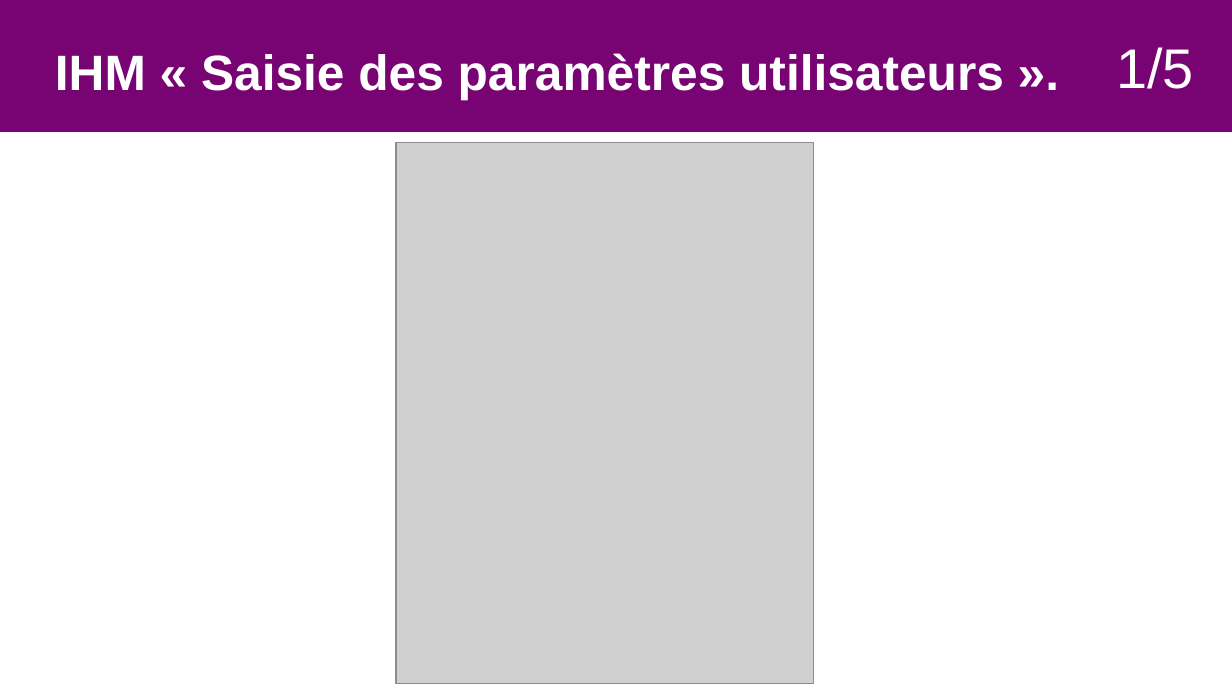
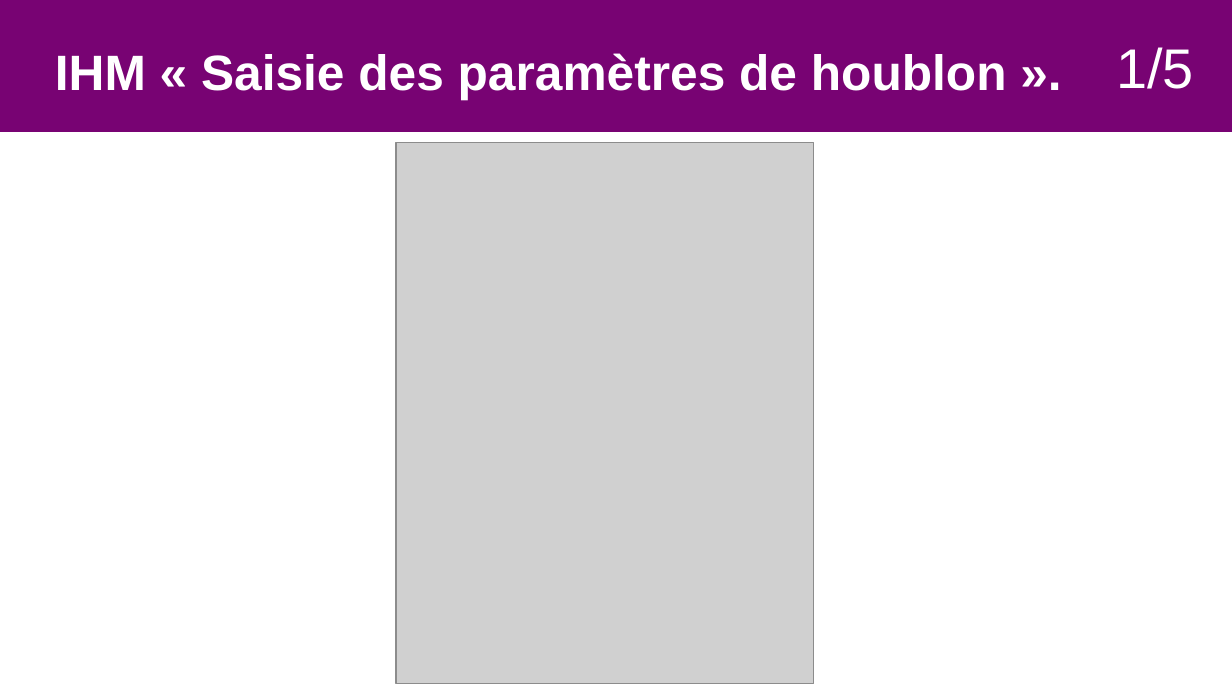
Before and after one commit to Sauvage89/sechoir-houblon, a slide deck: slide 11 of doc/diaporama/revue4/02-revue_sauvage.odp. Drawn at 1232x693 pixels with LibreOffice and Linux fonts; fonts in the diff are those of the drawing; grey boxes stand for pictures. Boxes give left, top, right and bottom in pixels: in the first picture for what was removed or moved away, otherwise in the second. Text is boxed around its words. In the diff, an @@ line names an element or a change of style, - is before the commit and + after.

```diff
--- a/doc/diaporama/revue4/02-revue_sauvage.odp
+++ b/doc/diaporama/revue4/02-revue_sauvage.odp
@@ text at [55,53,1007,100]: text changed @@
-IHM « Saisie des paramètres utilisateurs ».
+IHM « Saisie des paramètres de houblon ».
```
Also in this commit, not shown: 15 other slides changed, 2 slides removed, 2 other files.
